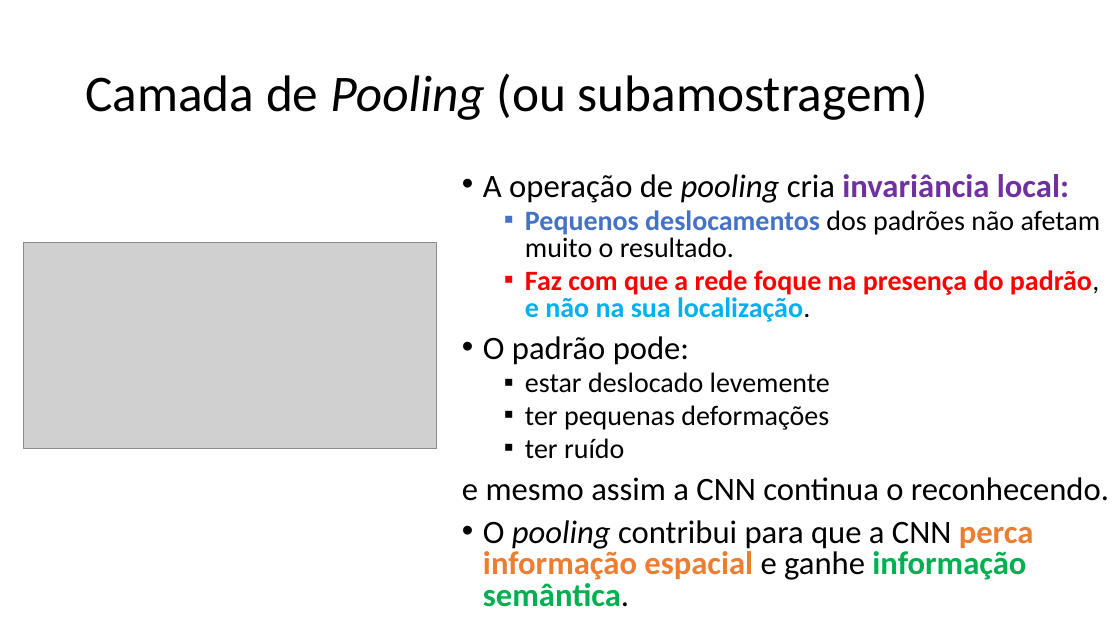
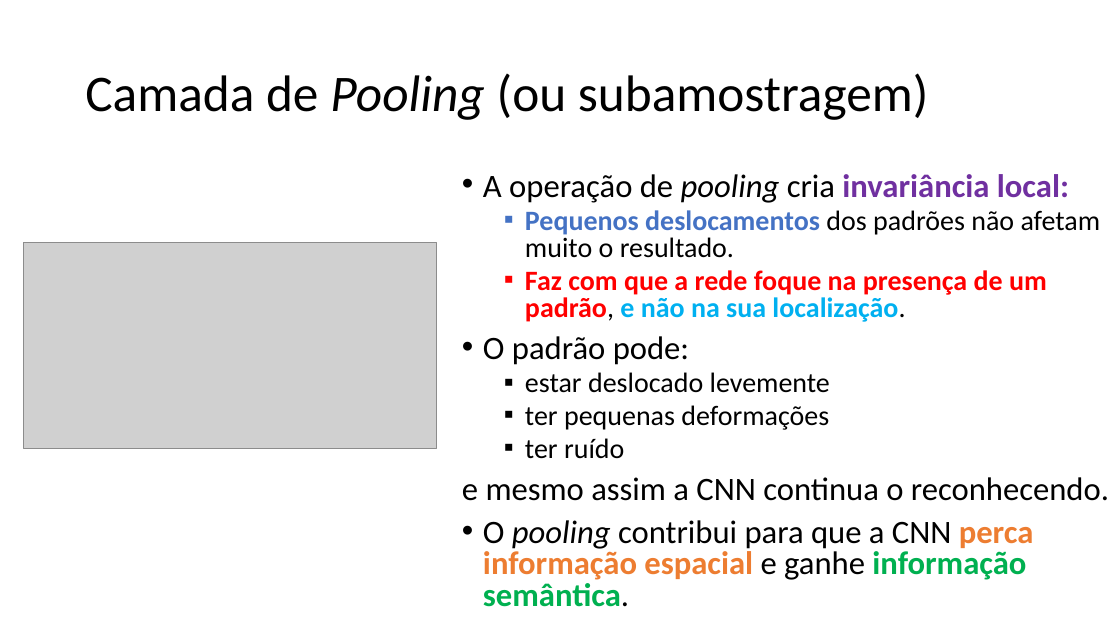
Before and after one commit to zz4fap/c24_inteligencia_artificial, a slide deck: slide 51 of slides/C24_CNN.pptx. Drawn at 1120x630 pixels with LibreOffice and Linux fonts; fonts in the diff are those of the drawing; grey boxes stand for pictures. Boxes give left, top, right and bottom in pixels: in the first picture for what was removed or moved away, otherwise in the second. Text is boxed around its words. In the diff, an @@ line names an element or a change of style, - is before the commit and + after.

```diff
--- a/slides/C24_CNN.pptx
+++ b/slides/C24_CNN.pptx
@@ text at bbox=[525, 270, 1047, 322]: text changed @@
-  ▪ Faz com que a rede foque na presença do padrão, e não na sua localização.
+  ▪ Faz com que a rede foque na presença de um padrão, e não na sua localização.
```
Also in this commit, not shown: 11 other slides changed, 1 slide removed.
